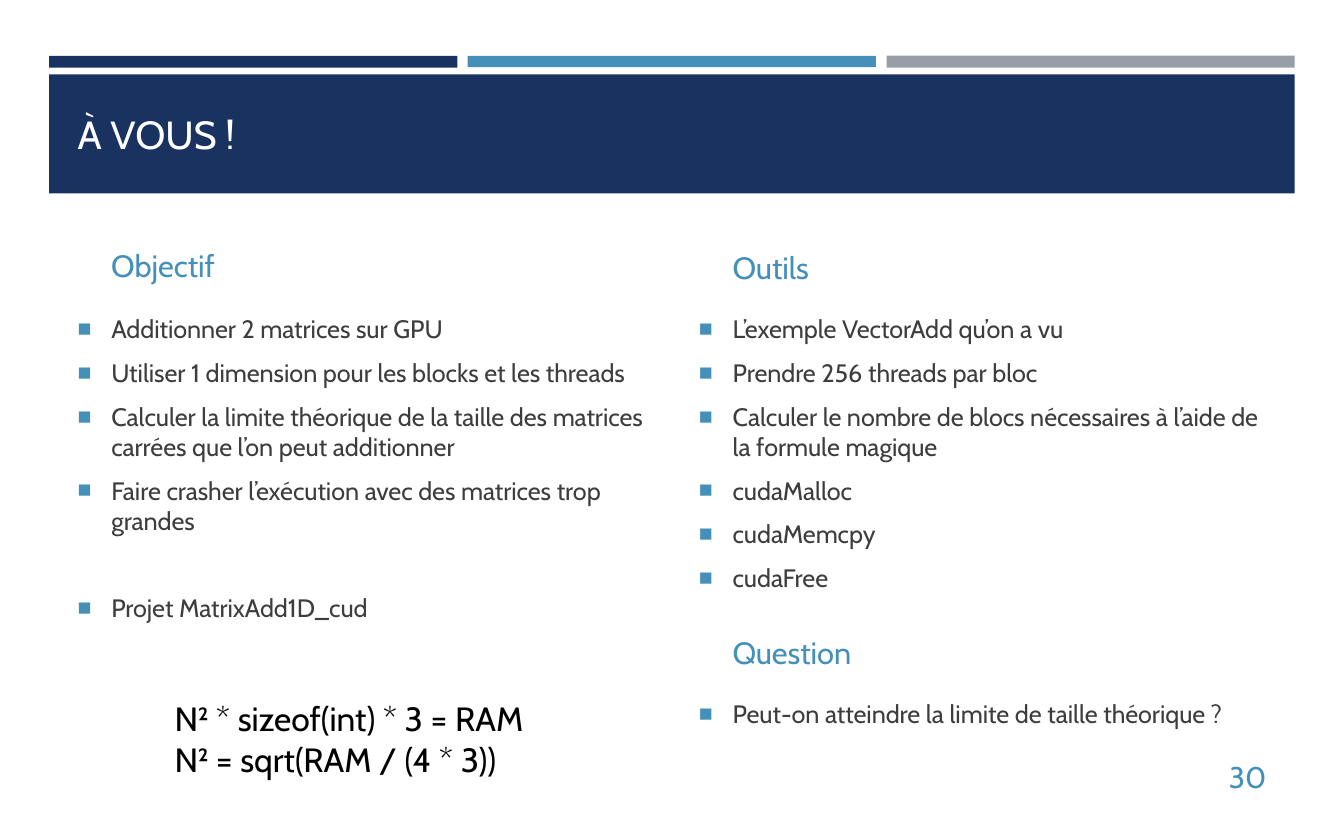
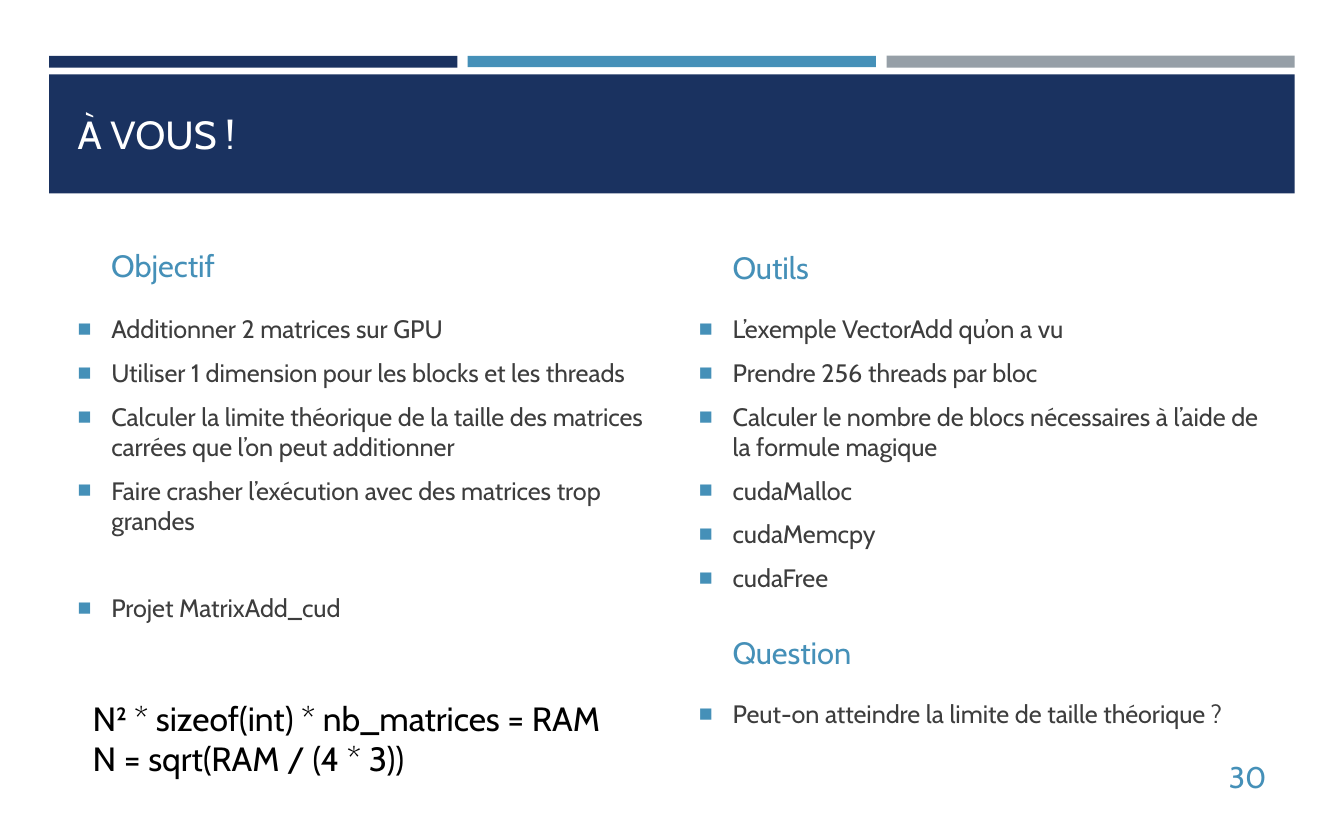
Before and after one commit to franckginguene/hpc_formation_scalian, a slide deck: slide 30 of Diapos/HPC_CUDA.pptx. Drawn at 1344x840 pixels with LibreOffice and Linux fonts; fonts in the diff are those of the drawing. Boxes give left, top, right and bottom in pixels: in the first picture for what was removed or moved away, otherwise in the second. Text is boxed around its words. In the diff, an @@ line names an element or a change of style, - is before the commit and + after.

```diff
--- a/Diapos/HPC_CUDA.pptx
+++ b/Diapos/HPC_CUDA.pptx
@@ text at [111,598,340,623]: text changed @@
-■ Projet MatrixAdd1D_cud
+■ Projet MatrixAdd_cud
@@ text at [93,705,600,779]: text changed @@
-N² * sizeof(int) * 3 = RAM
-N² = sqrt(RAM / (4 * 3))
+N² * sizeof(int) * nb_matrices = RAM
+N = sqrt(RAM / (4 * 3))
```
Also in this commit, not shown: 3 other slides changed.
